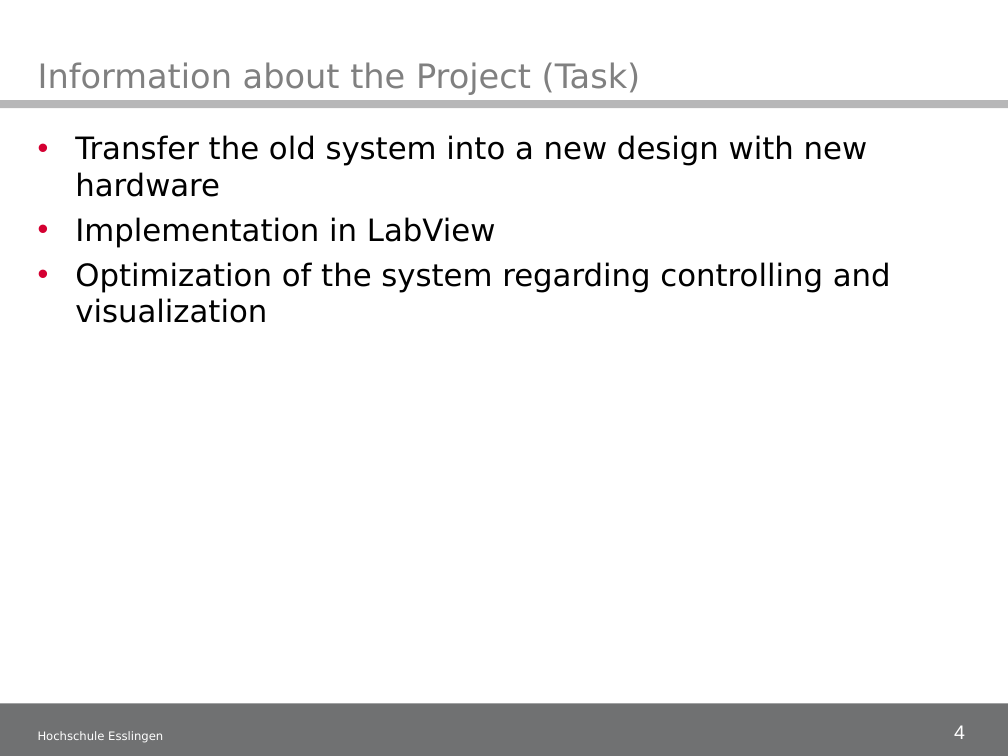
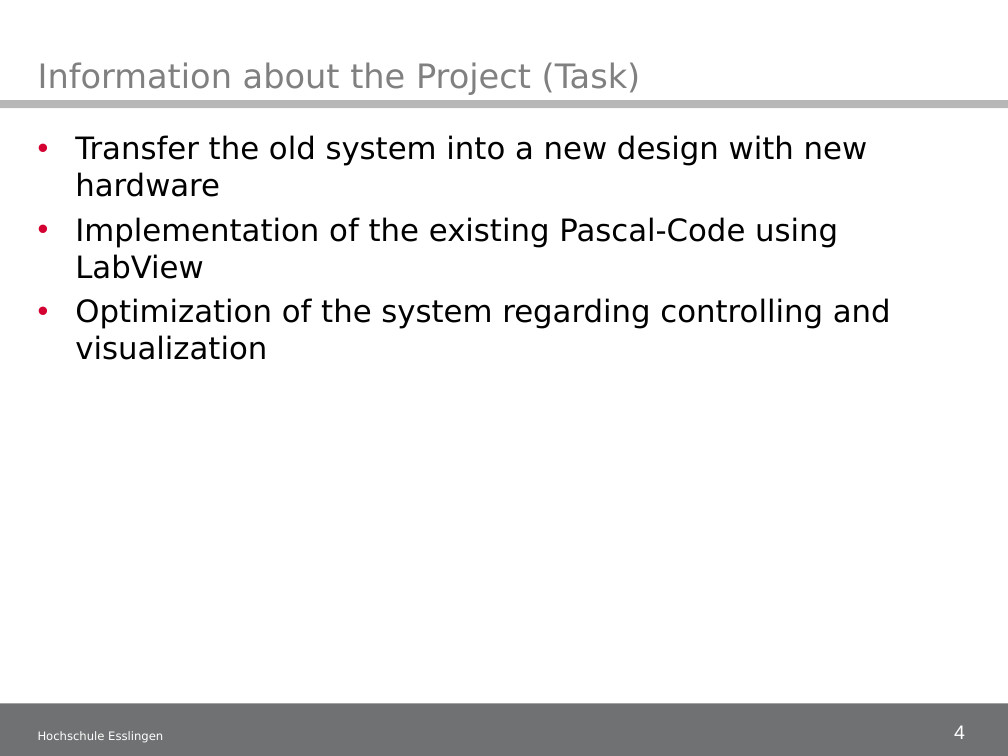
Before and after one commit to illogicdev/magneto, a slide deck: slide 4 of doku/50_Midtermpresentation/Midterm presentation_1.ppt. Drawn at 1008x756 pixels with LibreOffice and Linux fonts; fonts in the diff are those of the drawing; background and template pictures are left out. Boxes give left, top, right and bottom in pixels: in the first picture for what was removed or moved away, otherwise in the second. Text is boxed around its words. In the diff, an @@ line names an element or a change of style, - is before the commit and + after.

```diff
--- a/doku/50_Midtermpresentation/Midterm presentation_1.ppt
+++ b/doku/50_Midtermpresentation/Midterm presentation_1.ppt
@@ text at box(75, 217, 838, 279): text changed @@
-• Implementation in LabView
+• Implementation of the existing Pascal-Code using LabView
```
Also in this commit, not shown: 5 other slides changed.
